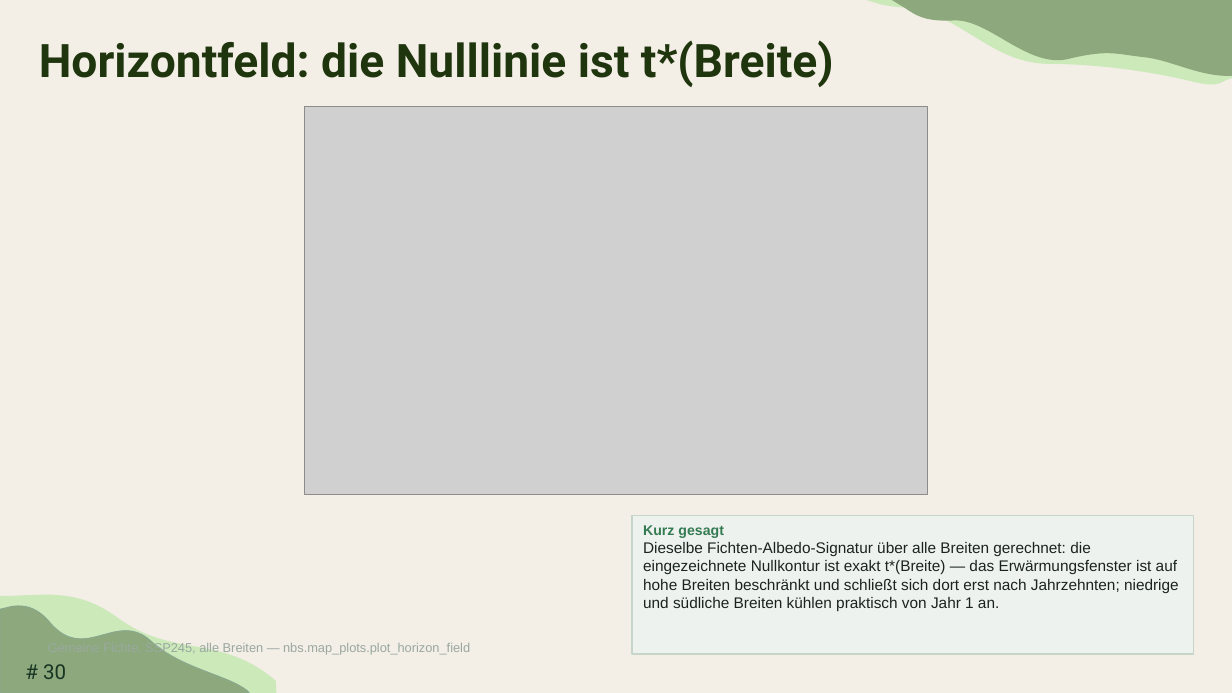
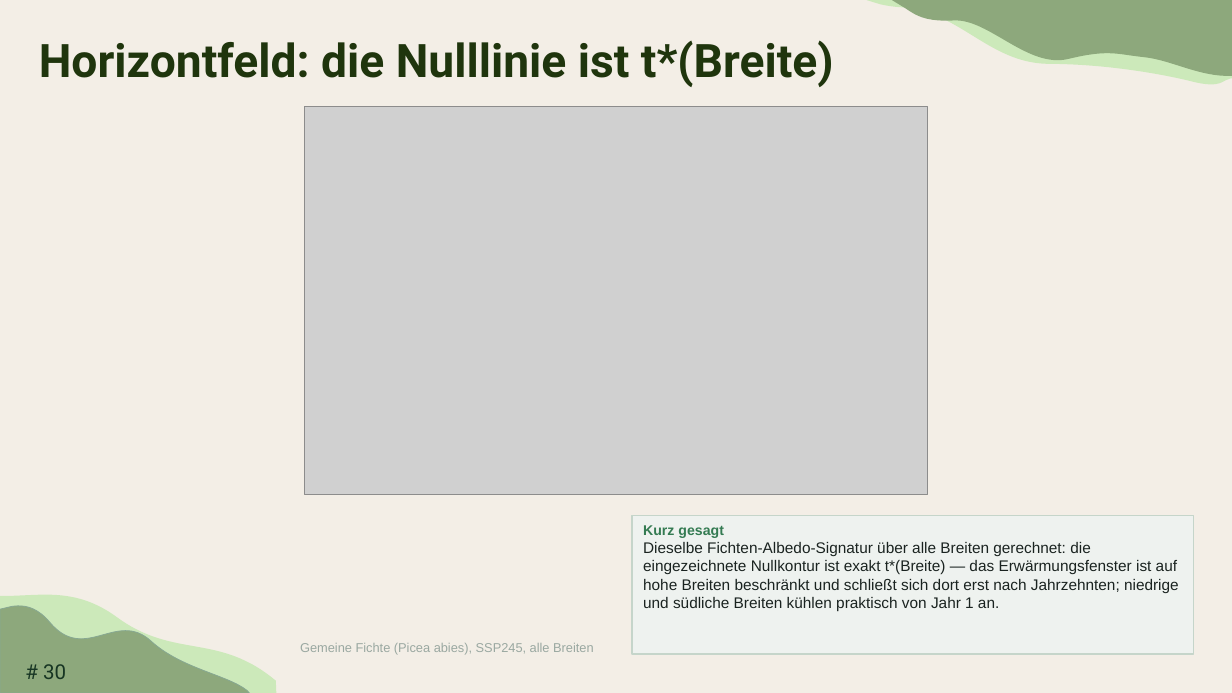
Before and after one commit to TimoDiepers/woodway, a slide deck: slide 30 of docs/slides/dissvortrag.pptx. Drawn at 1232x693 pixels with LibreOffice and Linux fonts; fonts in the diff are those of the drawing; grey boxes stand for pictures. Boxes give left, top, right and bottom in pixels: in the first picture for what was removed or moved away, otherwise in the second. Text is boxed around its words. In the diff, an @@ line names an element or a change of style, - is before the commit and + after.

```diff
--- a/docs/slides/dissvortrag.pptx
+++ b/docs/slides/dissvortrag.pptx
@@ text at box(300, 643, 594, 655): text changed @@
-Gemeine Fichte, SSP245, alle Breiten — nbs.map_plots.plot_horizon_field
+Gemeine Fichte (Picea abies), SSP245, alle Breiten
```
Also in this commit, not shown: 11 other slides changed.
